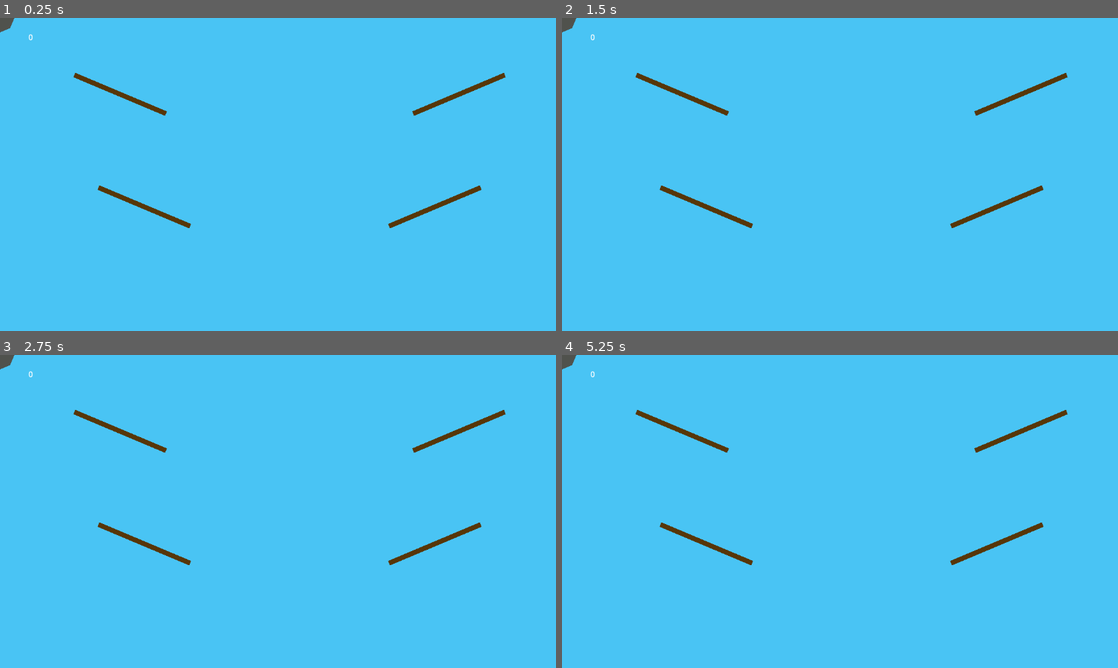
Above: before the commit, frames 1-4 (two rows, left to right).
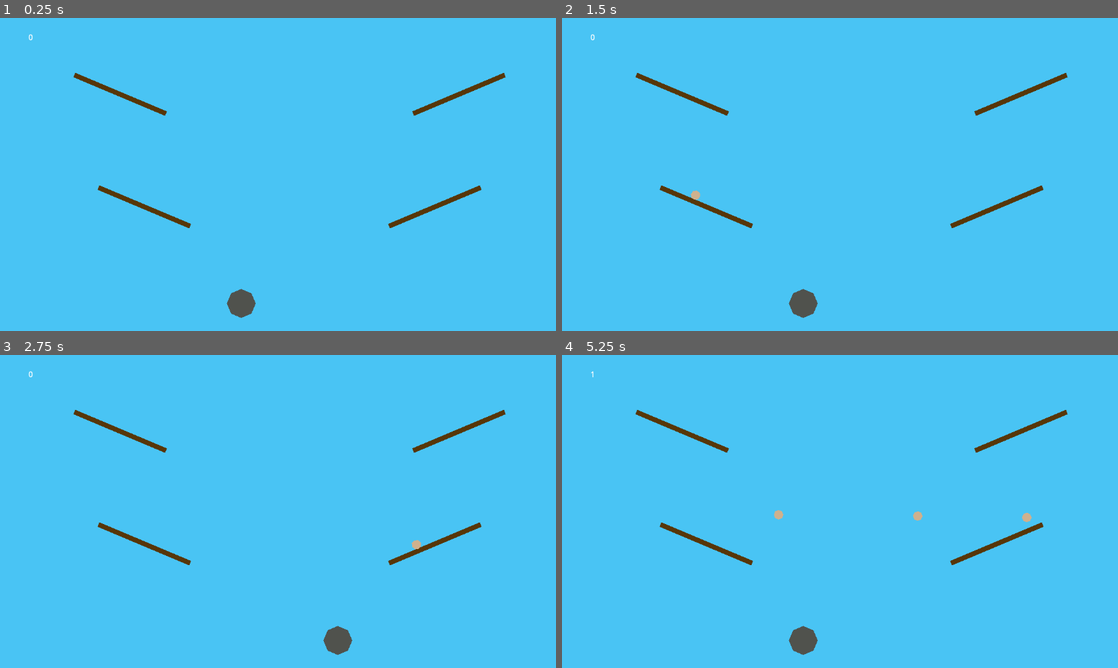
Above: after the commit, the same moments.

Repository: MichaelBelousov/egg-game
Game: Godot game, scene res://main.tscn
Two runs of this game, one before a commit and one after it. Both use one fixed random seed, a clock stepped at 60 frames per second and the inputs below.
Inputs:
- Up to frame 1 (0.25 s): no input
- Up to frame 2 (1.5 s): tap Enter at 0.5 s; hold D (go_right) 0.53-1.28 s; tap Space at 1.25 s; hold Left (go_left) from 1.28 s (still down)
- Up to frame 3 (2.75 s): tap Enter at 2 s; release Left (go_left) at 2.03 s; hold D (go_right) from 2.03 s (still down)
- Up to frame 4 (5.25 s): release D (go_right) at 3.53 s; hold Left (go_left) from 3.53 s (still down)

The runs differ from the first frame. In frame 1, 0.4% of the frame differs, in the area x 0-46%, y 0-96%; in frame 2, 0.5%; in frame 3, 0.5%; in frame 4, 0.6%, in the area x 0-85%, y 0-96%.
Error before the commit: Parse Error: Expected closing "}" after dictionary elements. (res://main.gd:98)
Error after the commit: Assertion failed: delay must be positive (nor zero) (res://main.gd:49)

Commit message:
compiling but nan lol

Diff:
--- a/main.gd
+++ b/main.gd
@@ -38,7 +38,7 @@
 	var y_switches = 0
 	var interval_variance = 0
 	var speed_variance = 0
-	for i in range(egg_queue.size):
+	for i in range(egg_queue.size()):
 		var egg = egg_queue[i]
 		if last_x == egg.branch[1]:
 			x_switches += 1
@@ -46,7 +46,7 @@
 			y_switches += 1
 		# if i + 1 >= egg_queue.size:
 			# var next_egg = egg_queue[i + 1]
-		assert(egg.delay <= 0.0, "delay must be positive (nor zero)")
+		assert(egg.delay > 0.0, "delay must be positive (nor zero)")
 		interval_variance += (1 / egg.delay) ** 2
 		speed_variance += egg.speed ** 2
 
@@ -71,7 +71,7 @@
 		'y_switches' = y_switches,
 		'interval_variance' = interval_variance,
 		'speed_variance' = speed_variance,
-		'queue_difficulty' = (
+		'difficulty' = (
 			0
 			+ x_switch_factor * (x_switches - next_x_switch_offset)
 			+ y_switch_factor * (y_switches - next_y_switch_offset)
@@ -80,8 +80,7 @@
 		)
 	}
 
-# FIXME: make param optional
-func enqueue_egg(ignore_difficulty) -> void:
+func enqueue_egg(ignore_difficulty = false) -> void:
 	const max_speed = 2.0
 	const min_speed = 0.25
 	const mean_speed = min_speed + (max_speed - min_speed) / 2
@@ -91,16 +90,16 @@
 
 	var branch = ['TR', 'BR', 'TL', 'BL'].pick_random()
 
-	var next_queue_stats = calc_next_queue_stats(branch)
-
 	if ignore_difficulty:
 		egg_queue.push_back({
-			'delay' = rng.randf(0.6, 1.2)
+			'delay' = 0.6 + rng.randf() * 0.6,
 			## this is really the gravity factor so technically its acceleration
 			'speed' = speed,
 			'branch' = branch,
 		})
 		return
+
+	var next_queue_stats = calc_next_queue_stats(branch)
 
 	# NOTE: the fact that we're summing and not multiplying intervals for variance may lead to
 	# jitteriness (non-smoothness) in the difficulty
@@ -142,7 +141,7 @@
 			var branch = get_node("Branch%s" % next_egg.branch)
 			$NextEggTimer.wait_time = next_egg.delay
 			branch.spawn_egg(next_egg)
-			enqueue_egg(false)
+			enqueue_egg()
 			difficulty += difficulty_scale
 	)
 
